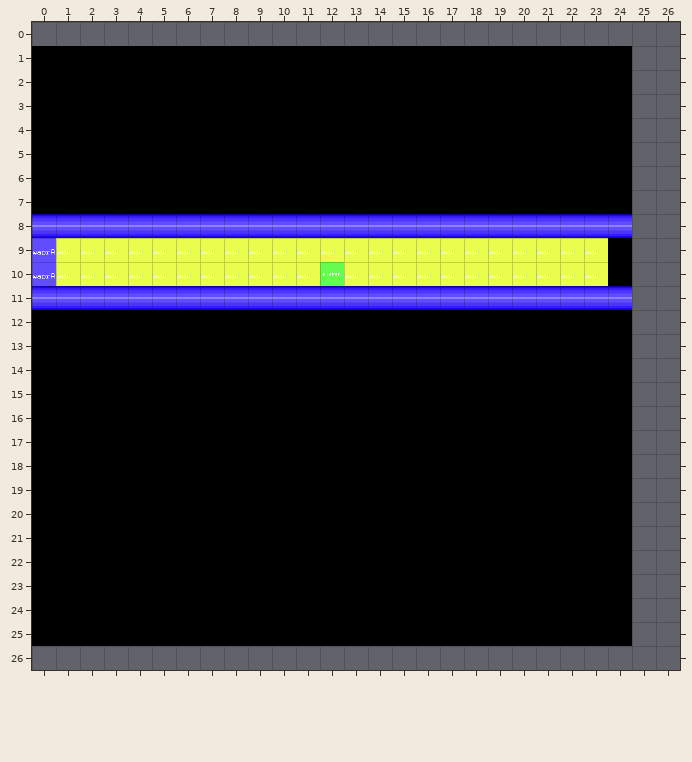
Level history. Tiled map: android/assets/maps/level001.tmx. Above: the version before the commit.
Cells are 32x32 px. Shown: x 0..26, y 0..26. The old version is drawn lined up with the new one.
And afterwards:
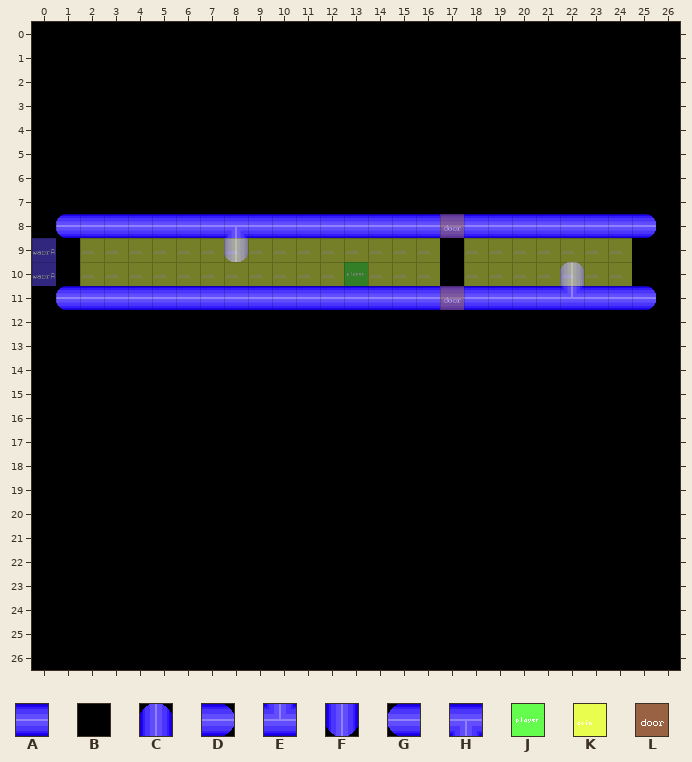
Key: from "test.png": A 5, B 7, C 8, D 9, E 10, F 12, G 13, H 14, J 16, K 17, L 21.
_ is an empty cell, . an unchanged one.
Objects are placed by their top-left corner, in cells (3,4 is the top-left corner of cell 3,4); size is 1x1 cell unless given.
The exact change:
map size 25x25 -> 27x27 cells (old content now starts at 0,1; both pictures use the new coordinates)
layer "entityLayer" opacity 100% -> 50%
--- layer "tileLayer"
@@ x 0..26 @@
- 0 ___________________________
- 1 .........................__
- 2 .........................__
- 3 .........................__
- 4 .........................__
- 5 .........................__
- 6 .........................__
- 7 .........................__
- 8 AA......A................__
- 9 ........B................__
-10 ......................B..__
-11 AA....................A..__
-12 .........................__
-13 .........................__
-14 .........................__
-15 .........................__
-16 .........................__
-17 .........................__
-18 .........................__
-19 .........................__
-20 .........................__
-21 .........................__
-22 .........................__
-23 .........................__
-24 .........................__
-25 .........................__
-26 ___________________________
+ 0 BBBBBBBBBBBBBBBBBBBBBBBBBBB
+ 1 .........................BB
+ 2 .........................BB
+ 3 .........................BB
+ 4 .........................BB
+ 5 .........................BB
+ 6 .........................BB
+ 7 .........................BB
+ 8 BG......H................DB
+ 9 ........F................BB
+10 ......................C..BB
+11 BG....................E..DB
+12 .........................BB
+13 .........................BB
+14 .........................BB
+15 .........................BB
+16 .........................BB
+17 .........................BB
+18 .........................BB
+19 .........................BB
+20 .........................BB
+21 .........................BB
+22 .........................BB
+23 .........................BB
+24 .........................BB
+25 .........................BB
+26 BBBBBBBBBBBBBBBBBBBBBBBBBBB
--- layer "entityLayer"
-J "playerStart" at 12,10
+J "playerStart" at 13,10
+L "door" at 17,8
+K "coin" at 24,9
+K "coin" at 12,10
+K "coin" at 24,10
+L "door" at 17,11
-K "coin" at 1,9
-K "coin" at 2,9
-K "coin" at 17,9
-K "coin" at 1,10
-K "coin" at 2,10
-K "coin" at 13,10
-K "coin" at 17,10
